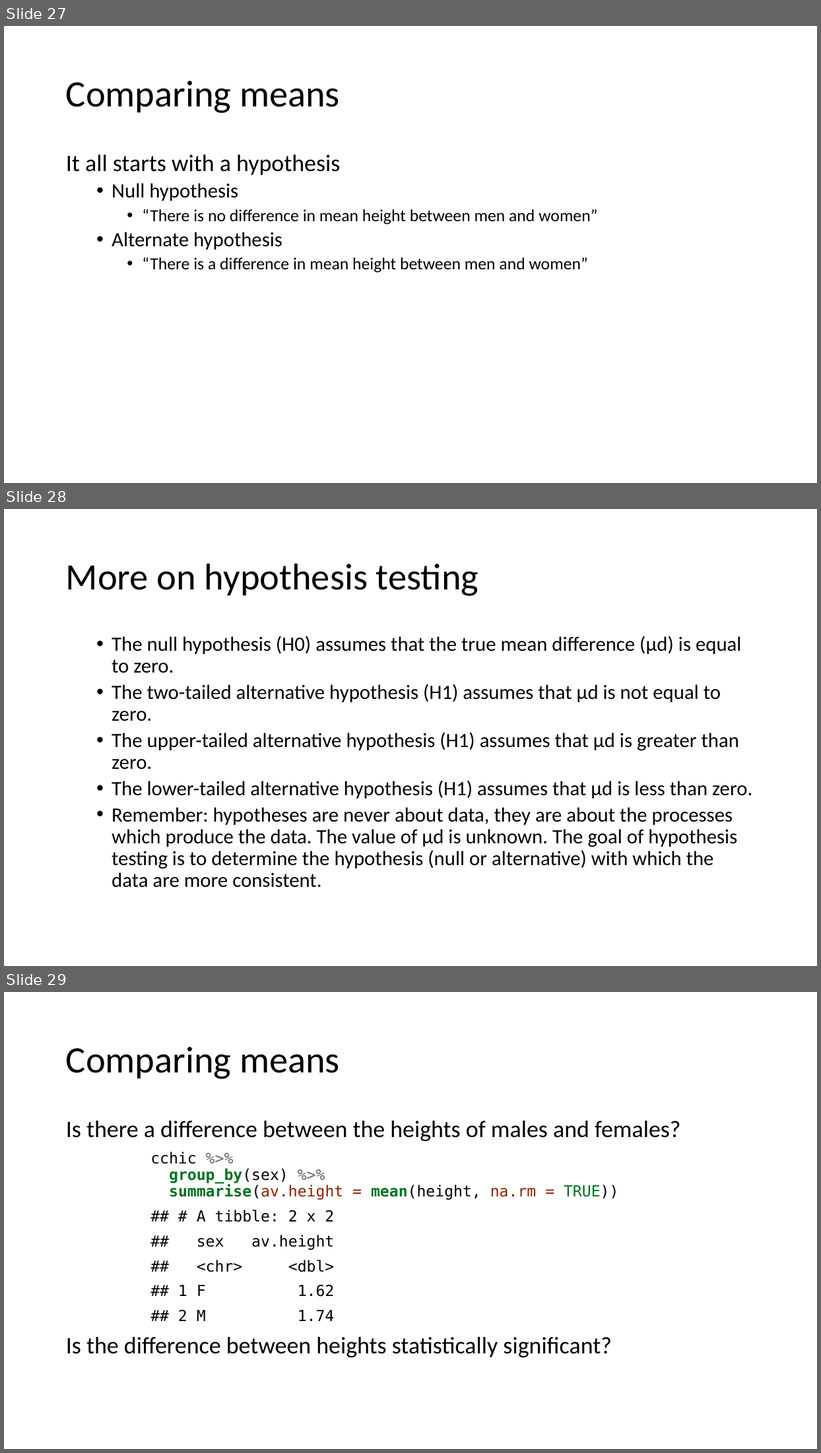
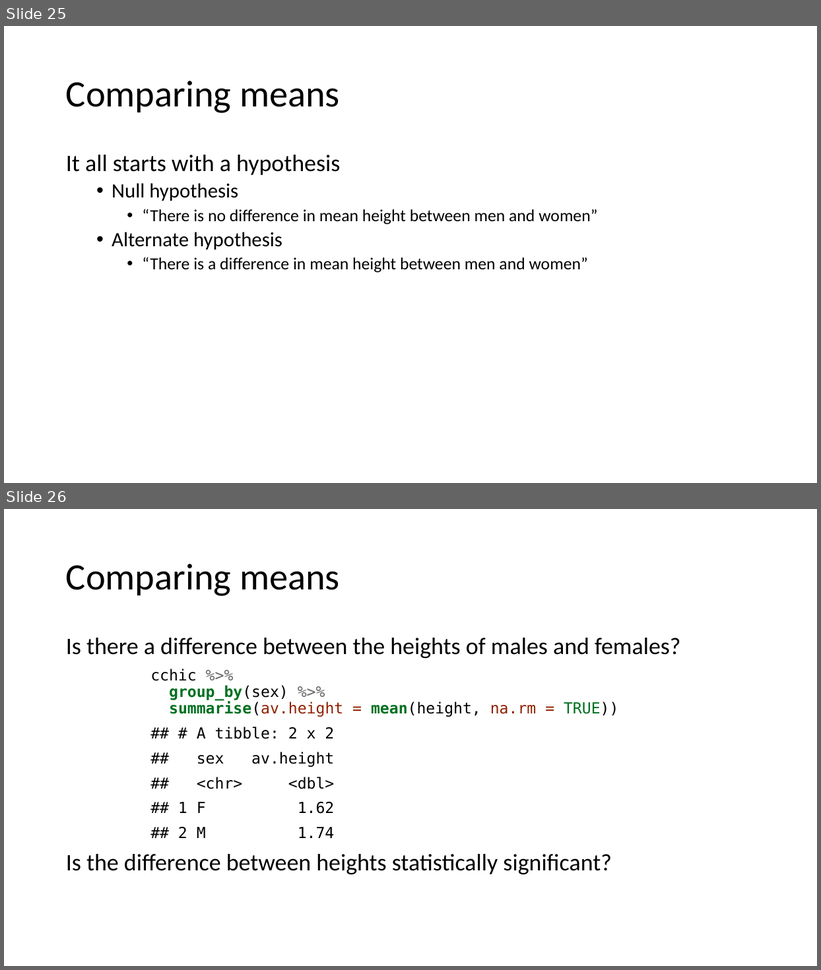
Before and after one commit to ClinicianCoders/ClinicianCoders, a slide deck: Workshops/Workshop6.pptx. Shown one above the other, each under a label of ours: slides 27, 28 and 29 before the commit, slides 25 and 26 after it. The pictures are 821x1453 and 821x970 pixels, drawn with LibreOffice and Linux fonts; fonts in the diff are those of the drawing. Boxes give left, top, right and bottom in pixels: in the first picture for what was removed or moved away, otherwise in the second. Text is boxed around its words. In the diff, an @@ line names an element or a change of style, - is before the commit and + after.

```diff
--- a/Workshops/Workshop6.pptx
+++ b/Workshops/Workshop6.pptx
@@ slide 28 removed at [4,509,817,966], background #FFFFFF @@
@@ title removed at [66,563,479,596] @@
-More on hypothesis testing
@@ text removed at [112,636,752,888] @@
-  • The null hypothesis (H0) assumes that the true mean difference (μd) is equal to zero.
-  • The two-tailed alternative hypothesis (H1) assumes that μd is not equal to zero.
-  • The upper-tailed alternative hypothesis (H1) assumes that μd is greater than zero.
-  • The lower-tailed alternative hypothesis (H1) assumes that μd is less than zero.
-  • Remember: hypotheses are never about data, they are about the processes which produce the data. The value of μd is unknown. The goal of hypothesis testing is to determine the hypothesis (null or alternative) with which the data are more consistent.
@@ what was slide 27 is now slide 25 @@
@@ what was slide 29 is now slide 26 @@
```
Also in this commit, not shown: 10 slides changed, 2 other slides removed, 7 other files.
